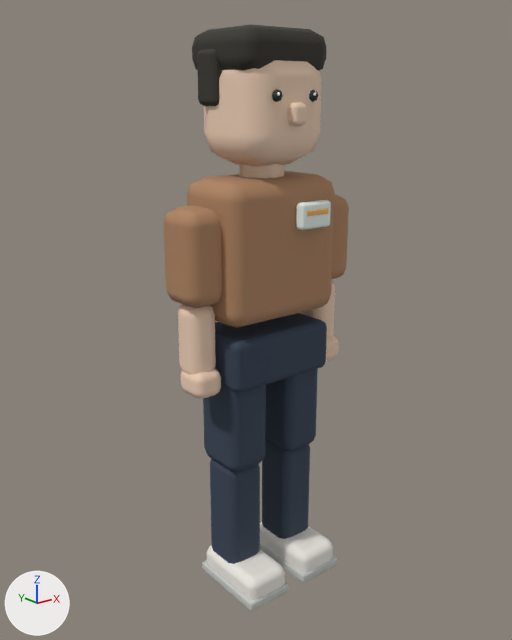
Before and after pictures for a commit that changed the glTF model public/models/judge.glb.
Camera for both pictures: a 50 mm camera at (-1.404, -1.709, 0.706) aimed at (-0.017, 0.024, 0.013). The axes (+X, +Y, +Z) are drawn at lower left. The lights are the same throughout. The first picture is the older version. Vertices at exactly the same position are counted once.
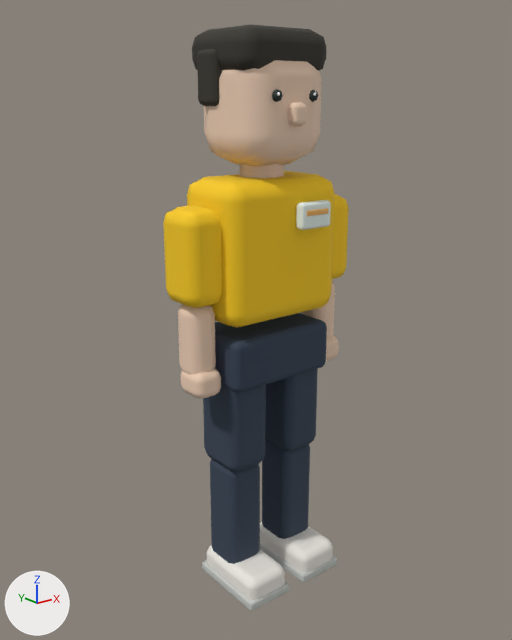
Changed parts and their boxes [x1, y1, x2, y2] in the pictures (512 x 640 px):
part 1 of me_mesh_0, recoloured (brown to yellow): [163, 171, 349, 328] in both

The change, as a diff of the scene's bpy script:
```diff
--- a/public/models/judge.glb.py
+++ b/public/models/judge.glb.py
@@ me_mesh_0 @@
 me_mesh_0.from_pydata(...)  # 1360 vertices, 2608 faces; spans x -0.33..0.33, y -0.18..0.18, z -0.91..0.9
 # used by ob_mesh_0; location = (0.0, 0.0, 0.0)
+# me_mesh_0 part 1: 324 faces centred in x -0.33..0.33, y -0.12..0.15, z 0.04..0.48 are repainted in the vertex colours; the middle colour goes from brown #af8462 to yellow #facc16
 me_mesh_0.materials.append(mat_material_0)
```
